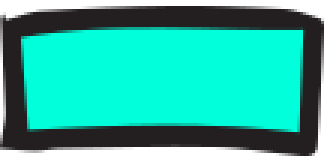
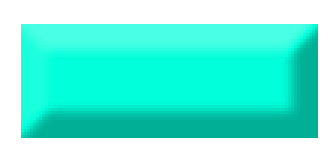
Two versions of the same layered image (330×156). Layer-by-layer changes:
hid "Vector Smart Object" over box(0, 6, 324, 156)
added layer "Rectangle 1" above "Layer 1" over box(21, 24, 318, 138)
hid "Layer 1" over box(12, 18, 312, 138)
